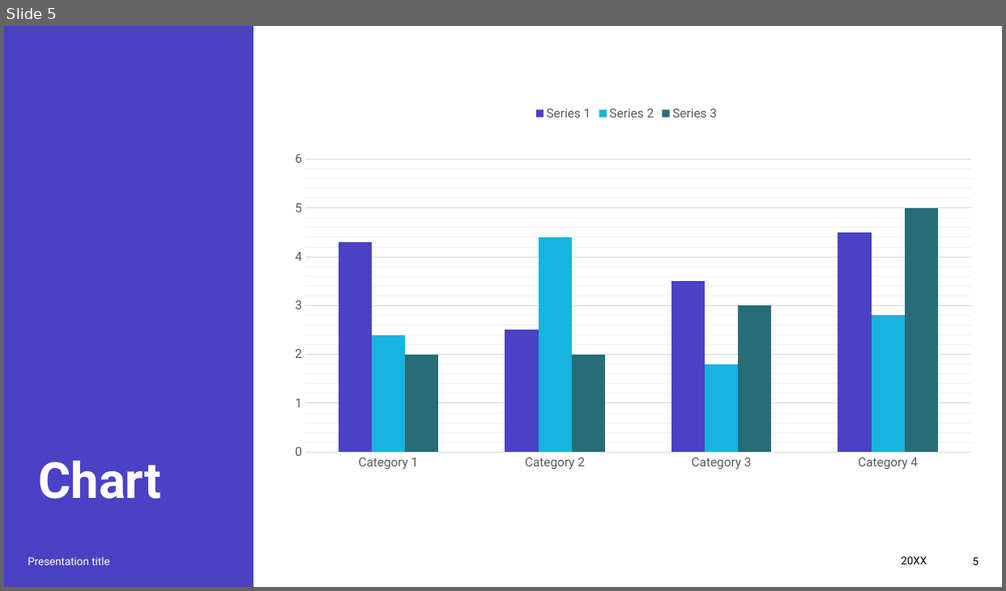
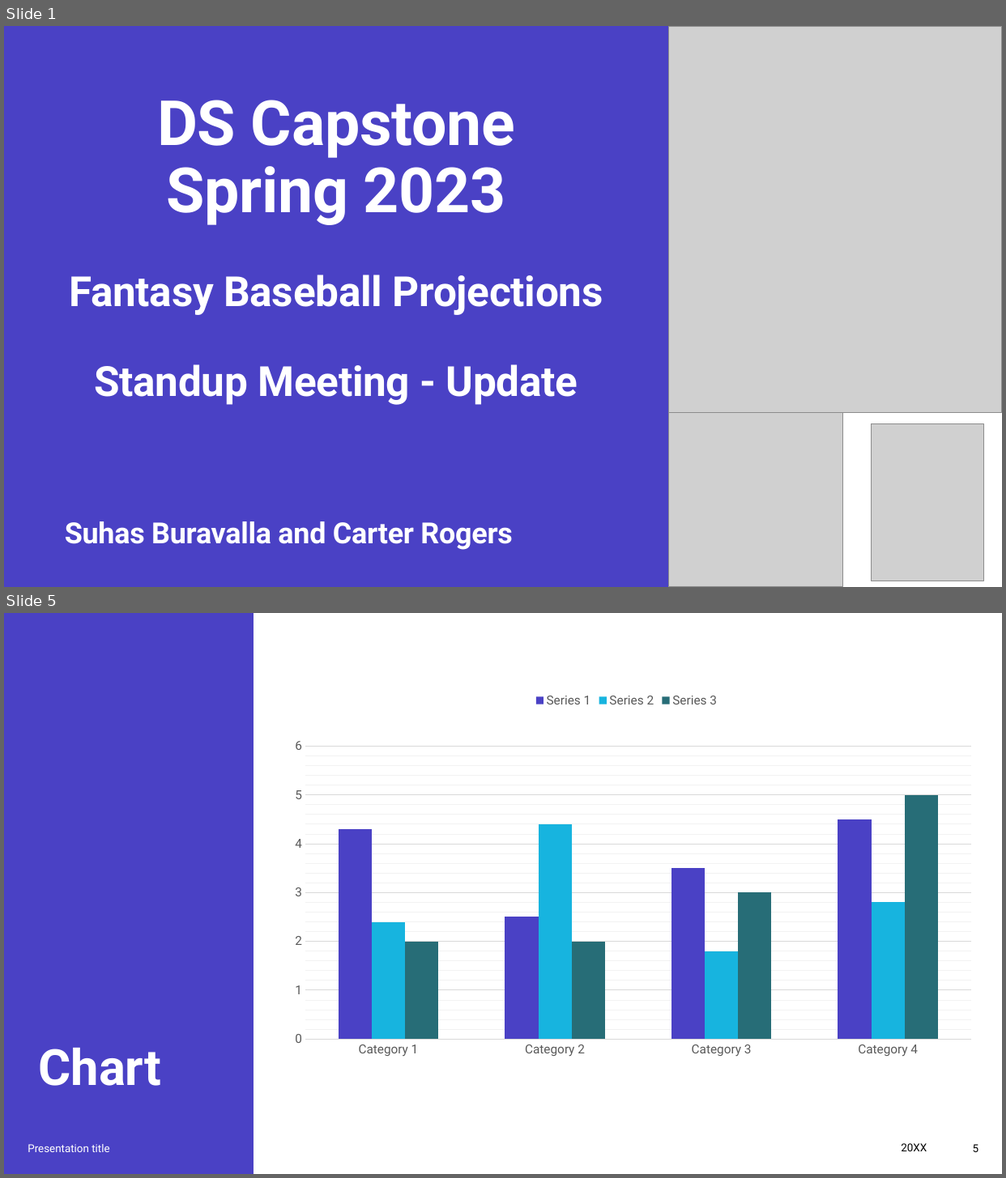
Before and after one commit to suhasburavalla/Fantasy-Baseball-Projections, a slide deck: Standup Meeting 1 Presentation.pptx. Shown one above the other, each under a label of ours: slide 5 before the commit, slides 1 and 5 after it; the slides between them are not shown. The pictures are 1006x591 and 1006x1178 pixels, drawn with LibreOffice and Linux fonts; fonts in the diff are those of the drawing; grey boxes stand for pictures. Boxes give left, top, right and bottom in pixels: in the first picture for what was removed or moved away, otherwise in the second. Text is boxed around its words. In the diff, an @@ line names an element or a change of style, - is before the commit and + after.

```diff
--- a/Standup Meeting 1 Presentation.pptx
+++ b/Standup Meeting 1 Presentation.pptx
@@ slide 1 added at (x1=4, y1=26, x2=1002, y2=587), background #FFFFFF @@
@@ rectangle added at (x1=4, y1=26, x2=669, y2=587), fill #4A41C5 @@
@@ picture added at (x1=669, y1=26, x2=1002, y2=413) @@
@@ title added at (x1=69, y1=100, x2=603, y2=405), 40 pt, text #FFFFFF, bold @@
+DS Capstone Spring 2023
+Fantasy Baseball Projections
+Standup Meeting - Update
@@ picture added at (x1=669, y1=413, x2=843, y2=587) @@
@@ picture added at (x1=872, y1=425, x2=984, y2=582) @@
@@ subtitle added at (x1=65, y1=522, x2=512, y2=550), 28 pt, text #FFFFFF, bold @@
+Suhas Buravalla and Carter Rogers
```
Also in this commit, not shown: 5 slides changed, 3 slides removed.
